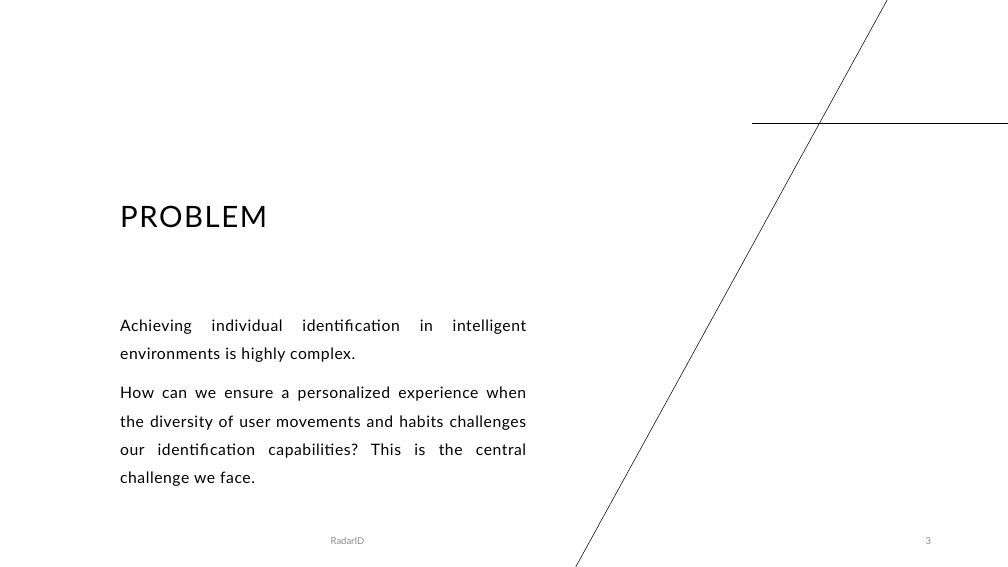
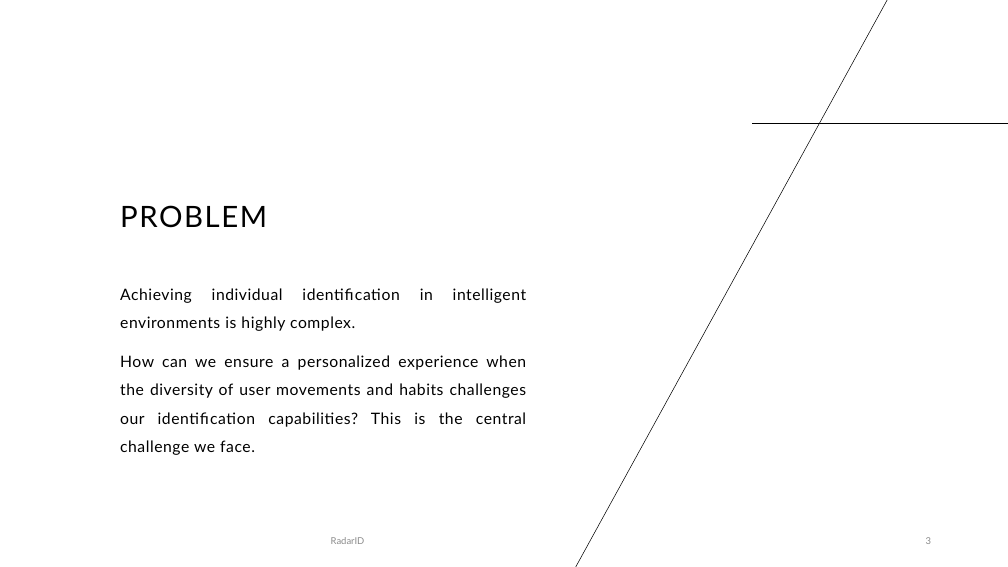
Before and after one commit to joaogasparp/leci_3ano, a slide deck: slide 3 of peci/inception.pptx. Drawn at 1008x567 pixels with LibreOffice and Linux fonts; fonts in the diff are those of the drawing. Boxes give left, top, right and bottom in pixels: in the first picture for what was removed or moved away, otherwise in the second. Text is boxed around its words. In the diff, an @@ line names an element or a change of style, - is before the commit and + after.

Commit message:
peci

```diff
--- a/peci/inception.pptx
+++ b/peci/inception.pptx
@@ text "Achieving individual identification in intelligent ...": place and size @@
-text "Achieving individual identification in intelligent ..." at <box>120,319,527,486</box>
+text "Achieving individual identification in intelligent ..." at <box>120,288,527,455</box>
```
